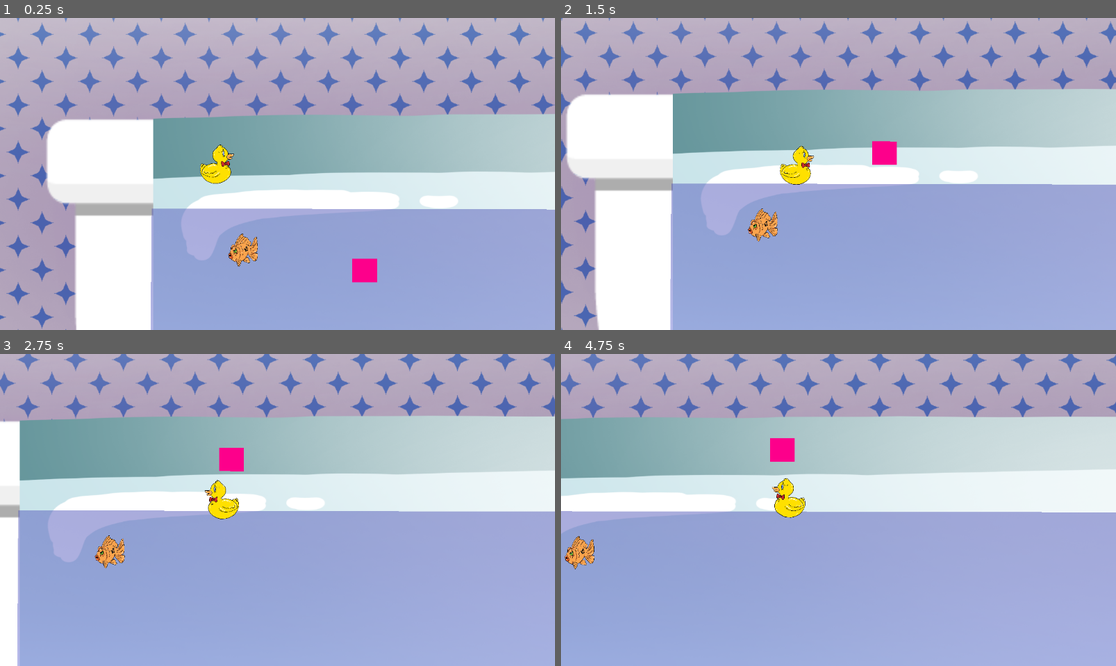
Above: before the commit, frames 1-4 (two rows, left to right).
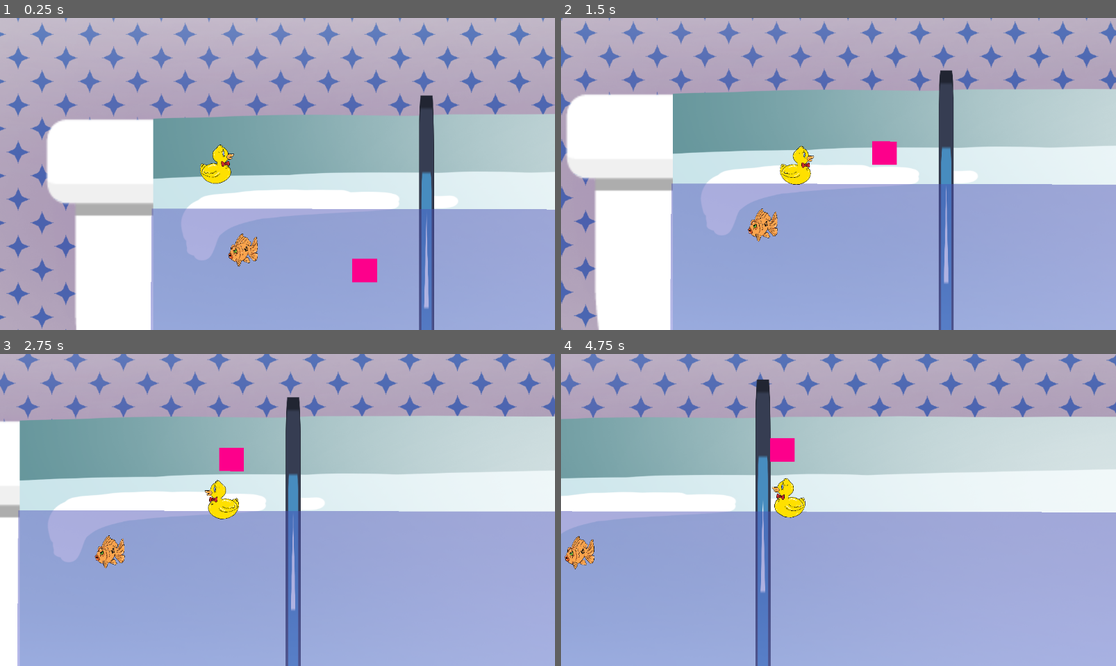
Above: after the commit, the same moments.

Repository: alwod/GGJ2024Project
Game: Godot game, scene res://Scenes/game.tscn
Two runs of this game, one before a commit and one after it. Both use one fixed random seed, a clock stepped at 60 frames per second and the inputs below. The engine's default icon, where the game draws it, is replaced by a stand-in: a white triangle on a blue panel in a dark square.
Inputs:
- Up to frame 1 (0.25 s): no input
- Up to frame 2 (1.5 s): tap Enter (ui_accept) at 0.5 s; hold Right (duck_move_right) from 0.53 s (still down); tap Up (duck_jump) at 0.77 s
- Up to frame 3 (2.75 s): tap Up (duck_jump) at 1.52 s; release Right (duck_move_right) at 2.03 s; hold Left (duck_move_left) from 2.03 s (still down)
- Up to frame 4 (4.75 s): release Left (duck_move_left) at 2.78 s; hold Right (duck_move_right) 2.78-4.28 s; tap Up (duck_jump) at 3.02, 3.77, 4.52 s; hold Left (duck_move_left) from 4.28 s (still down)

The runs differ from the first frame. In frame 1, 1.9% of the frame differs, in the area x 75-79%, y 24-100%; in frame 2, 2.1%; in frame 3, 2.2%; in frame 4, 2.4%, in the area x 35-38%, y 8-100%.

Commit message:
Added drain

Diff:
--- /dev/null
+++ b/ggj2024source/Drain/drain.gd
@@ -0,0 +1,26 @@
+extends Area2D
+
+var is_plug_open = false
+var should_move = true
+@export var rising_speed = 20
+@export var rise_to_level = 4680
+
+# Called when the node enters the scene tree for the first time.
+func _ready() -> void:
+	is_plug_open = false
+
+
+# Called every frame. 'delta' is the elapsed time since the previous frame.
+func _process(delta: float) -> void:
+	if is_plug_open && should_move:
+		position.y -= rising_speed
+		if position.y == rise_to_level:
+			should_move = false
+
+
+func _on_body_entered(body: Node2D) -> void:
+	if body.is_in_group("duck"):
+		is_plug_open = true
+
+	if(body.is_in_group("fish")) && is_plug_open:
+		get_tree().quit()
--- /dev/null
+++ b/ggj2024source/Drain/drain.tscn
@@ -0,0 +1,22 @@
+[gd_scene load_steps=3 format=3 uid="uid://cabst7tdp5e85"]
+
+[ext_resource type="Texture2D" uid="uid://clw4ja44vxod1" path="res://icon.svg" id="1_1bs67"]
+[ext_resource type="Script" path="res://Drain/drain.gd" id="1_cs535"]
+
+[node name="Drain" type="Area2D"]
+script = ExtResource("1_cs535")
+
+[node name="CollisionPolygon2D" type="CollisionPolygon2D" parent="."]
+polygon = PackedVector2Array(-27, 27, 37, 27, 37, 7, 15, 7, 13, -545, -10, -545, -10, 6, -28, 6)
+
+[node name="PlugSprite" type="Sprite2D" parent="."]
+position = Vector2(4, 16.5)
+scale = Vector2(0.484375, 0.148438)
+texture = ExtResource("1_1bs67")
+
+[node name="ChainSprite" type="Sprite2D" parent="."]
+position = Vector2(2, -264.5)
+scale = Vector2(0.15625, 4.30469)
+texture = ExtResource("1_1bs67")
+
+[connection signal="body_entered" from="." to="." method="_on_body_entered"]
--- a/ggj2024source/Fish/fish.tscn
+++ b/ggj2024source/Fish/fish.tscn
@@ -28,7 +28,7 @@
 "speed": 5.0
 }]
 
-[node name="Fish" type="CharacterBody2D"]
+[node name="Fish" type="CharacterBody2D" groups=["fish"]]
 script = ExtResource("1_sviwx")
 max_speed = 1200
 acceleration = 4500
--- a/ggj2024source/Scenes/duck.tscn
+++ b/ggj2024source/Scenes/duck.tscn
@@ -37,7 +37,7 @@
 "speed": 5.0
 }]
 
-[node name="Duck" type="RigidBody2D"]
+[node name="Duck" type="RigidBody2D" groups=["duck"]]
 collision_layer = 3
 collision_mask = 3
 lock_rotation = true
--- a/ggj2024source/Scenes/floating_object.tscn
+++ b/ggj2024source/Scenes/floating_object.tscn
@@ -12,7 +12,6 @@
 
 [node name="CollisionShape2D" type="CollisionShape2D" parent="."]
 position = Vector2(-3.8147e-06, -0.499996)
-scale = Vector2(1, 1)
 shape = SubResource("RectangleShape2D_x6gun")
 
 [node name="Sprite2D" type="Sprite2D" parent="."]
--- a/ggj2024source/Scenes/game.tscn
+++ b/ggj2024source/Scenes/game.tscn
@@ -9,6 +9,7 @@
 [ext_resource type="PackedScene" path="res://Scenes/duck_boundary.tscn" id="4_k5c8s"]
 [ext_resource type="PackedScene" path="res://Scenes/bubble_spawner.tscn" id="4_snigy"]
 [ext_resource type="PackedScene" uid="uid://dprtvh6v4tbjh" path="res://Fish/fish.tscn" id="7_3380c"]
+[ext_resource type="PackedScene" uid="uid://cabst7tdp5e85" path="res://Drain/drain.tscn" id="10_4qsao"]
 
 [node name="Game" type="Node2D"]
 
@@ -26,6 +27,10 @@
 position = Vector2(10314, 928)
 scale = Vector2(8.15967, 5.58)
 texture = ExtResource("3_1xmsv")
+
+[node name="Drain" parent="." instance=ExtResource("10_4qsao")]
+position = Vector2(2779, 5000)
+scale = Vector2(12.94, 12.94)
 
 [node name="Water" parent="." instance=ExtResource("1_fb3qe")]
 position = Vector2(-1881, -314)
Not shown: 1 places in ggj2024source/Scenes/game.tscn that only renumber resources
